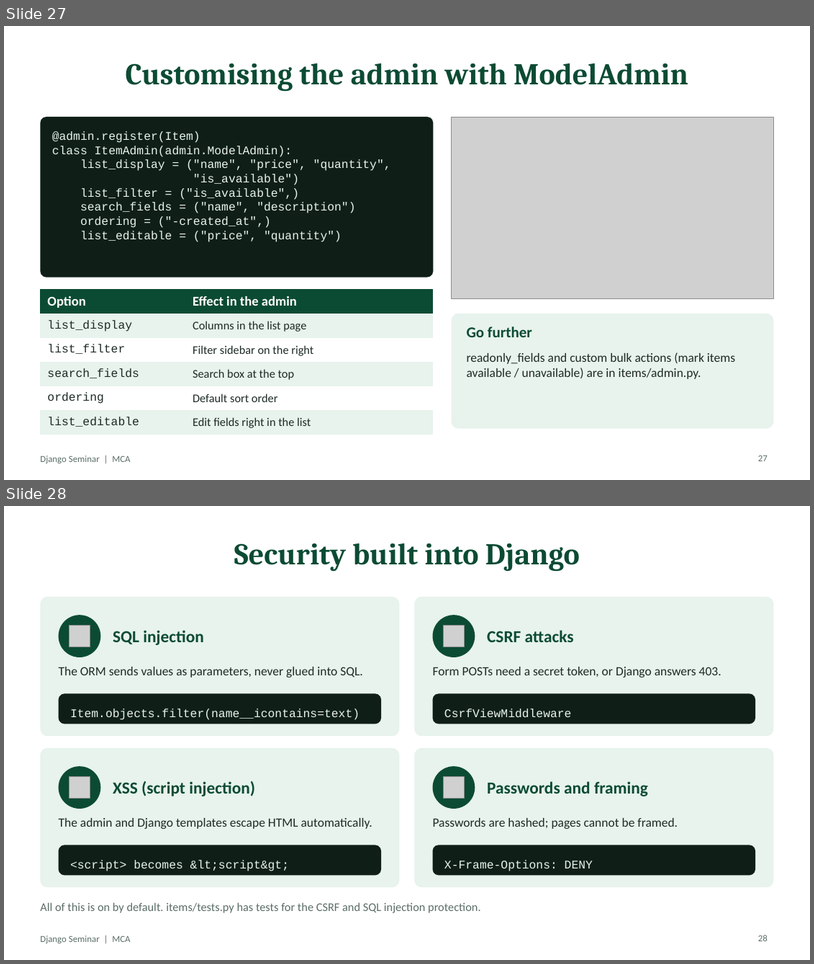
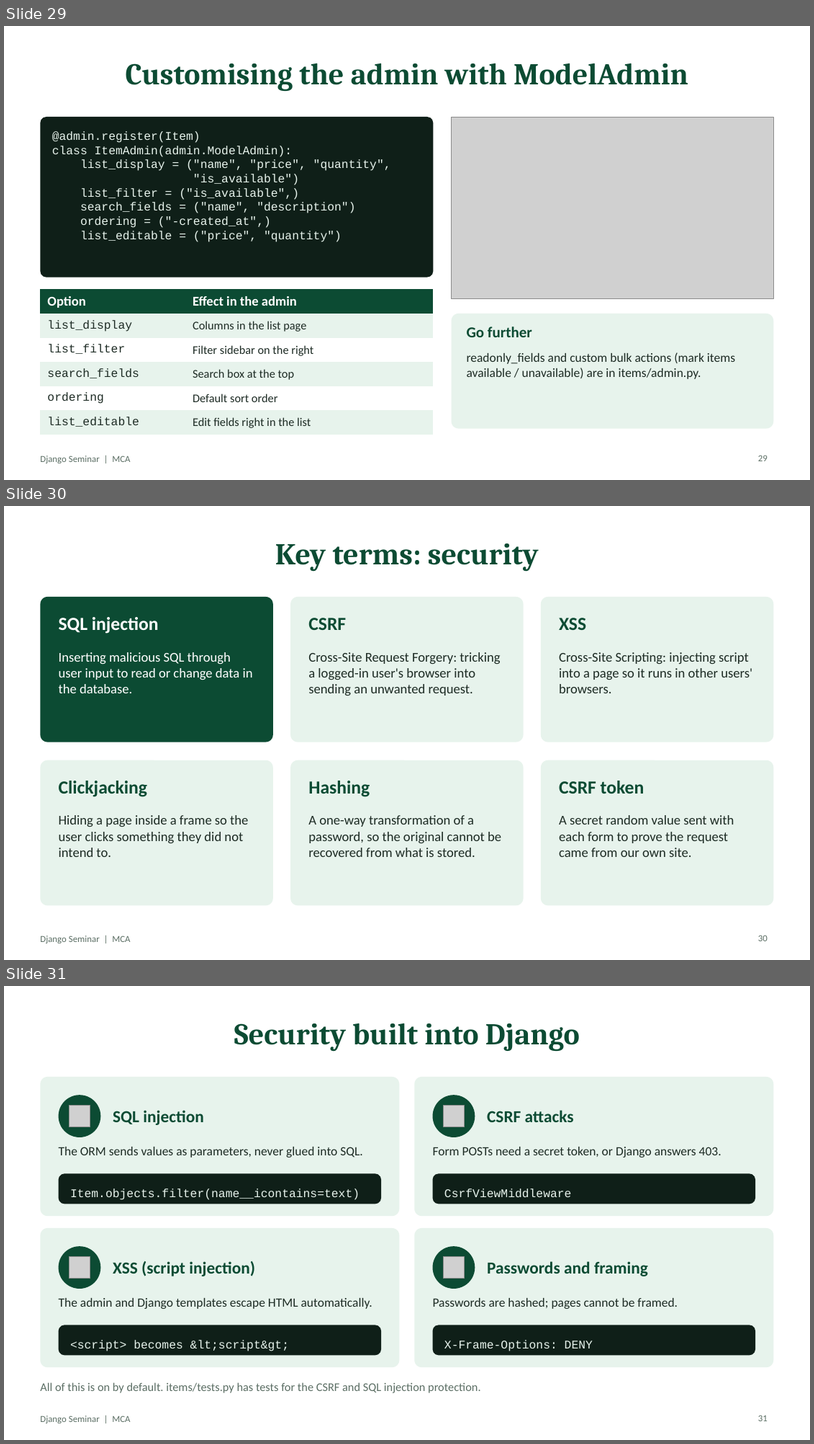
Before and after one commit to MrNihalT/mca, a slide deck: django-seminar/slides/Django-Seminar.pptx. Shown one above the other, each under a label of ours: slides 27 and 28 before the commit, slides 29, 30 and 31 after it. The pictures are 814x964 and 814x1444 pixels, drawn with LibreOffice and Linux fonts; fonts in the diff are those of the drawing; grey boxes stand for pictures. Boxes give left, top, right and bottom in pixels: in the first picture for what was removed or moved away, otherwise in the second. Text is boxed around its words. In the diff, an @@ line names an element or a change of style, - is before the commit and + after.

```diff
--- a/django-seminar/slides/Django-Seminar.pptx
+++ b/django-seminar/slides/Django-Seminar.pptx
@@ slide 30 added at <box>4,506,810,960</box>, background #FFFFFF; not listed: 1 template element that a slide beside it also shows @@
@@ title added at <box>275,543,539,572</box>, 36 pt, text #0C4B33, bold @@
+Key terms: security
@@ rounded rectangle added at <box>40,597,273,742</box>, fill #0C4B33 @@
@@ rounded rectangle added at <box>291,597,524,742</box>, fill #E7F3EC @@
@@ rounded rectangle added at <box>541,597,774,742</box>, fill #E7F3EC @@
@@ text added at <box>59,617,159,633</box>, 22 pt, text #FFFFFF, bold @@
+SQL injection
@@ text added at <box>309,618,346,630</box>, 22 pt, text #0C4B33, bold @@
+CSRF
@@ text added at <box>559,618,586,630</box>, 22 pt, text #0C4B33, bold @@
+XSS
@@ text added at <box>59,652,253,693</box>, 16 pt, text #FFFFFF @@
+Inserting malicious SQL through user input to read or change data in the database.
@@ text added at <box>309,652,500,695</box>, 16 pt, text #1D2B24 @@
+Cross-Site Request Forgery: tricking a logged-in user's browser into sending an unwanted request.
@@ text added at <box>559,652,753,693</box>, 16 pt, text #1D2B24 @@
+Cross-Site Scripting: injecting script into a page so it runs in other users' browsers.
@@ rounded rectangle added at <box>40,760,273,906</box>, fill #E7F3EC @@
@@ rounded rectangle added at <box>291,760,524,906</box>, fill #E7F3EC @@
@@ rounded rectangle added at <box>541,760,774,906</box>, fill #E7F3EC @@
@@ text added at <box>59,780,147,797</box>, 22 pt, text #0C4B33, bold @@
+Clickjacking
@@ text added at <box>309,780,370,797</box>, 22 pt, text #0C4B33, bold @@
+Hashing
@@ text added at <box>559,780,645,793</box>, 22 pt, text #0C4B33, bold @@
+CSRF token
@@ text added at <box>59,815,248,857</box>, 16 pt, text #1D2B24 @@
+Hiding a page inside a frame so the user clicks something they did not intend to.
@@ text added at <box>309,815,502,857</box>, 16 pt, text #1D2B24 @@
+A one-way transformation of a password, so the original cannot be recovered from what is stored.
@@ text added at <box>559,815,735,857</box>, 16 pt, text #1D2B24 @@
+A secret random value sent with each form to prove the request came from our own site.
@@ page number added at <box>759,934,768,941</box>, 11 pt, text #5B6E64 @@
+30
@@ what was slide 27 is now slide 29 @@
@@ page number at <box>759,454,768,461</box>: text changed @@
-27
+29
@@ what was slide 28 is now slide 31 @@
@@ page number at <box>759,1414,768,1421</box>: text changed @@
-28
+31
```
Also in this commit, not shown: 4 other slides added, 2 other files.
